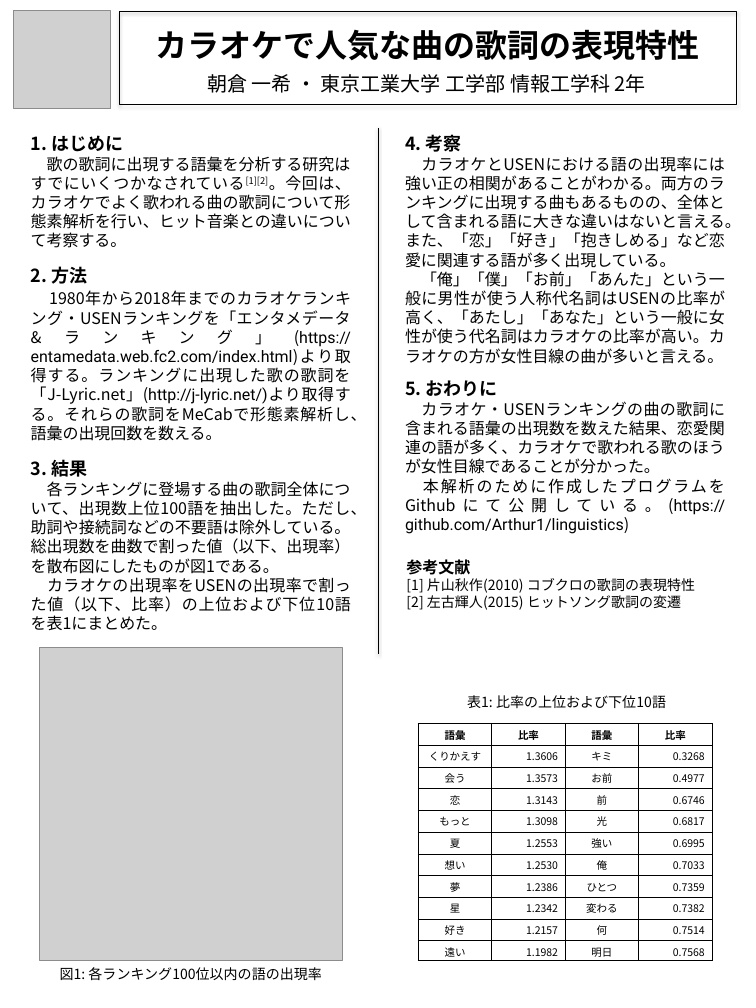
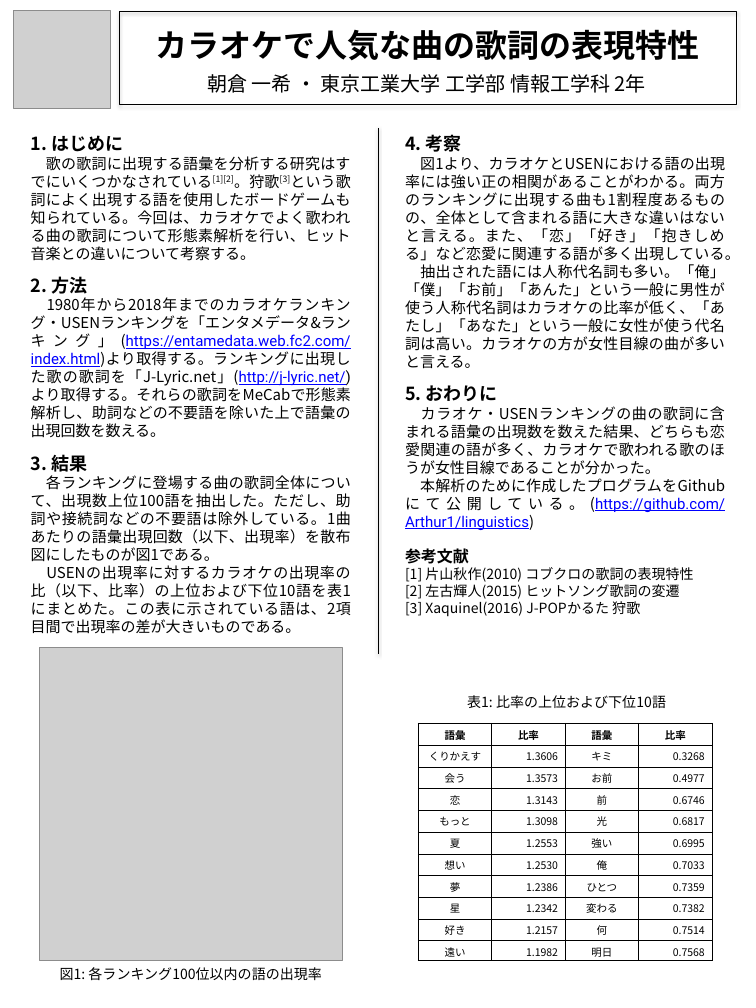
Before and after one commit to Arthur1/linguistics, a slide deck: slide 1 of poster.pptx. Drawn at 756x1008 pixels with LibreOffice and Linux fonts; fonts in the diff are those of the drawing; grey boxes stand for pictures. Boxes give left, top, right and bottom in pixels: in the first picture for what was removed or moved away, otherwise in the second. Text is boxed around its words. In the diff, an @@ line names an element or a change of style, - is before the commit and + after.

Commit message:
update poster

```diff
--- a/poster.pptx
+++ b/poster.pptx
@@ text at box(31, 156, 351, 261): text changed; size 16 to 15 pt @@
-歌の歌詞に出現する語彙を分析する研究はすでにいくつかなされている[1][2]。今回は、カラオケでよく歌われる曲の歌詞について形態素解析を行い、ヒット音楽との違いについて考察する。
+歌の歌詞に出現する語彙を分析する研究はすでにいくつかなされている[1][2]。狩歌[3]という歌詞によく出現する語を使用したボードゲームも知られている。今回は、カラオケでよく歌われる曲の歌詞について形態素解析を行い、ヒット音楽との違いについて考察する。
@@ text at box(405, 156, 740, 369): text changed; size 16 to 15 pt @@
-カラオケとUSENにおける語の出現率には強い正の相関があることがわかる。両方のランキングに出現する曲もあるものの、全体として含まれる語に大きな違いはないと言える。また、「恋」「好き」「抱きしめる」など恋愛に関連する語が多く出現している。
-「俺」「僕」「お前」「あんた」という一般に男性が使う人称代名詞はUSENの比率が高く、「あたし」「あなた」という一般に女性が使う代名詞はカラオケの比率が高い。カラオケの方が女性目線の曲が多いと言える。
+図1より、カラオケとUSENにおける語の出現率には強い正の相関があることがわかる。両方のランキングに出現する曲も1割程度あるものの、全体として含まれる語に大きな違いはないと言える。また、「恋」「好き」「抱きしめる」など恋愛に関連する語が多く出現している。
+抽出された語には人称代名詞も多い。「俺」「僕」「お前」「あんた」という一般に男性が使う人称代名詞はカラオケの比率が低く、「あたし」「あなた」という一般に女性が使う代名詞は高い。カラオケの方が女性目線の曲が多いと言える。
@@ text "2. 方法": place and size @@
-text "2. 方法" at box(31, 266, 367, 441)
+text "2. 方法" at box(31, 276, 351, 438)
@@ text at box(31, 315, 351, 438): text changed; size 16 to 15 pt @@
-1980年から2018年までのカラオケランキング・USENランキングを「エンタメデータ&ランキング」(https://entamedata.web.fc2.com/index.html)より取得する。ランキングに出現した歌の歌詞を「J-Lyric.net」(http://j-lyric.net/)より取得する。それらの歌詞をMeCabで形態素解析し、語彙の出現回数を数える。
+1980年から2018年までのカラオケランキング・USENランキングを「エンタメデータ&ランキング」(https://entamedata.web.fc2.com/index.html)より取得する。ランキングに出現した歌の歌詞を「J-Lyric.net」(http://j-lyric.net/)より取得する。それらの歌詞をMeCabで形態素解析し、助詞などの不要語を除いた上で語彙の出現回数を数える。
@@ text at box(405, 406, 725, 475): text changed; size 16 to 15 pt @@
-カラオケ・USENランキングの曲の歌詞に含まれる語彙の出現数を数えた結果、恋愛関連の語が多く、カラオケで歌われる歌のほうが女性目線であることが分かった。
+カラオケ・USENランキングの曲の歌詞に含まれる語彙の出現数を数えた結果、どちらも恋愛関連の語が多く、カラオケで歌われる歌のほうが女性目線であることが分かった。
@@ text at box(31, 475, 351, 634): text changed; size 16 to 15 pt @@
-各ランキングに登場する曲の歌詞全体について、出現数上位100語を抽出した。ただし、助詞や接続詞などの不要語は除外している。総出現数を曲数で割った値（以下、出現率）を散布図にしたものが図1である。
-カラオケの出現率をUSENの出現率で割った値（以下、比率）の上位および下位10語を表1にまとめた。
+各ランキングに登場する曲の歌詞全体について、出現数上位100語を抽出した。ただし、助詞や接続詞などの不要語は除外している。1曲あたりの語彙出現回数（以下、出現率）を散布図にしたものが図1である。
+USENの出現率に対するカラオケの出現率の比（以下、比率）の上位および下位10語を表1にまとめた。この表に示されている語は、2項目間で出現率の差が大きいものである。
@@ text at box(405, 478, 725, 530): size 16 to 15 pt, text colour #000000 to #0000FF, underline on in "本解析のために作成したプログラムをGithubにて公開している。(https://github.com/Arthur1/ ..." @@
@@ text "参考文献": place and size @@
-text "参考文献" at box(406, 559, 695, 610)
+text "参考文献" at box(405, 548, 693, 617)
@@ text at box(405, 601, 640, 617): paragraph added @@
+[3] Xaquinel(2016) J-POPかるた 狩歌
```
Also in this commit, not shown: 1 other file.
